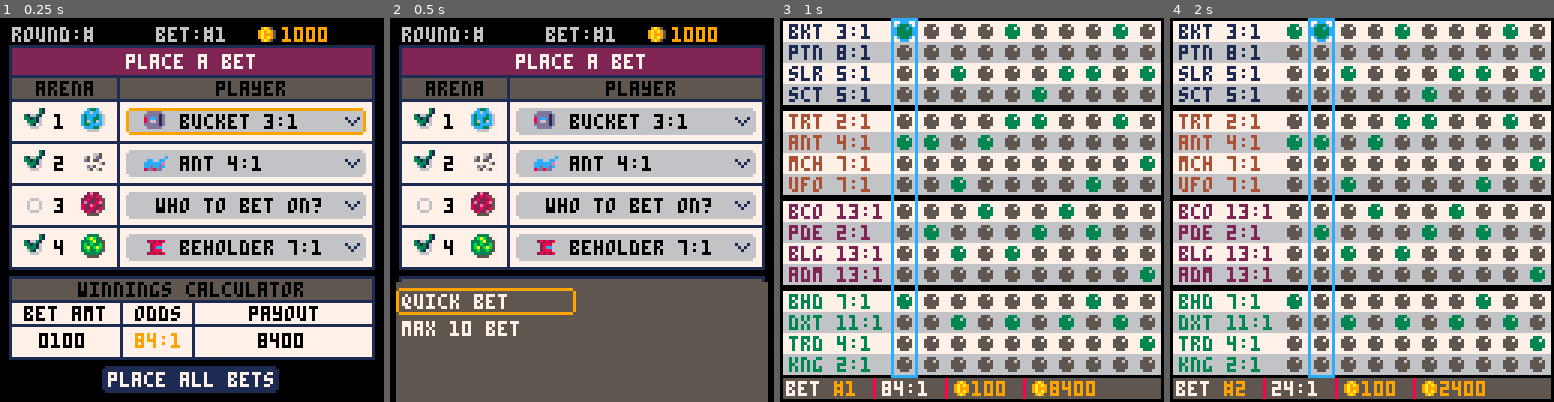
Above: before the commit, frames 1-4 (left to right).
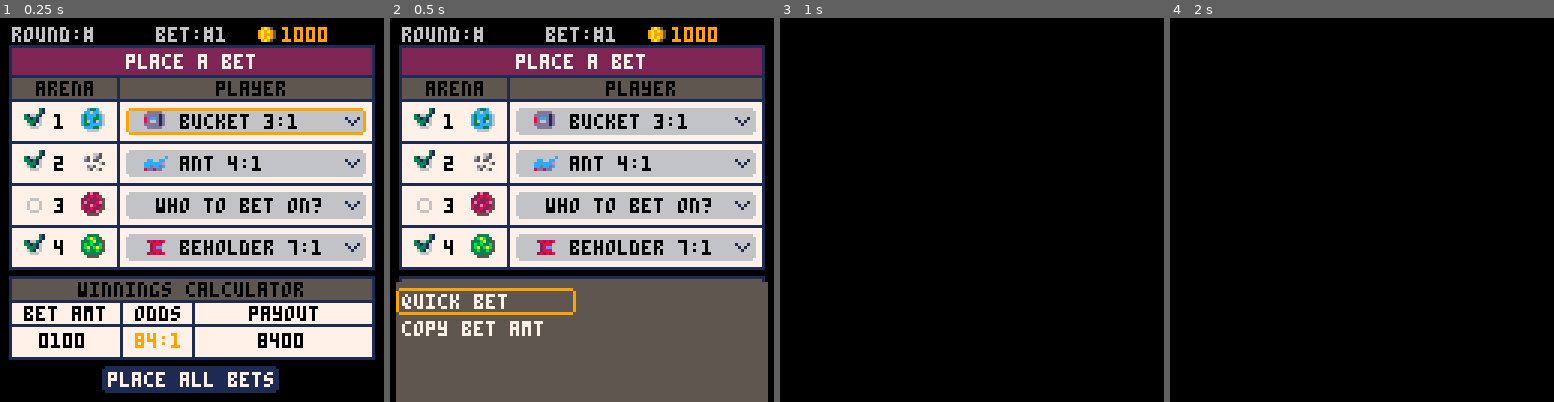
Above: after the commit, the same moments.

Repository: suspicious-smoke/club-bets-pico8
Game: PICO-8 cartridge club-bets.p8
The game is run twice, just before and just after one commit, with the same random seed, the same clock (stepped at 60 frames per second) and the same inputs.
Inputs:
- Up to frame 1 (0.25 s): no input
- Up to frame 2 (0.5 s): tap X (X key) at 0.33 s
- Up to frame 3 (1 s): tap O (Z key) at 0.7 s
- Up to frame 4 (2 s): tap X (X key) at 1.07, 1.85 s; hold Right from 1.6 s (still down); tap O (Z key) at 1.7 s

Frame 1 is identical in both runs. In frame 2, 0.6% of the frame differs, in the area x 3-40%, y 78-83%; in frame 3, 92%, in the area x 0-100%, y 0-100%; in frame 4, 92%.

Commit message:
submenu work

Diff:
--- a/club-bets.p8
+++ b/club-bets.p8
@@ -194,11 +194,10 @@
 				plyr_menu_sel=1
 			end
 		elseif btnp(❎) then
+			--submenu
 			sfx(3)
 			submenu_sel=1
 			bet_mode=4
-			--open up window to see
-			--more info or switch menus
 		end
 	elseif bet_mode==2 then--player select
 		if btnp(⬆️) then
@@ -234,22 +233,7 @@
 			bet_mode=1
 		end
 	elseif bet_mode==4 then--submenu
-		submenu_off=min(submenu_off+10,60)
-		if btnp(⬆️) then
-			sfx(0)
-			submenu_sel=(submenu_sel-2)%4+1
-		elseif btnp(⬇️) then
-			sfx(0)
-			submenu_sel=(submenu_sel%4)+1
-		elseif btnp(❎) then
-			sfx(3)
-			bet_mode=1
-		elseif btnp(🅾️) then
-			if submenu_sel==1 then
-				init_quickbetpage()
-			end
-			--do somethings
-		end
+		submenu_mode()
 	end
 	if bet_mode!=4 and submenu_off>0 then
 		submenu_off=max(submenu_off-10,0)
@@ -317,11 +301,49 @@
 	end
 end
 
+function submenu_mode()
+	submenu_off=min(submenu_off+10,60)
+	if btnp(⬆️) then
+		sfx(0)
+		submenu_sel=(submenu_sel-2)%4+1
+	elseif btnp(⬇️) then
+		sfx(0)
+		submenu_sel=(submenu_sel%4)+1
+	elseif btnp(❎) then
+		sfx(3)
+		bet_mode=1
+	elseif btnp(🅾️) then
+		if submenu_sel==1 then
+			sfx(9)
+			if qm_mode==1 then
+				trn_state(init_quickbetpage)
+			elseif qm_mode==2 then
+				trn_state(init_betpage)
+			end
+		elseif submenu_sel==2 then
+			sfx(3)
+			copy_bets()
+			if qm_mode==1 then
+				trn_state(init_betpage)
+			elseif qm_mode==2 then
+				trn_state(init_quickbetpage)
+			end
+		end
+	end
+end
+
+function copy_bets()
+	local _bet_amt=bets[bet_sel][1]
+	for i_bet=1,10 do
+		bets[i_bet][1]=_bet_amt
+	end
+end
+
 function draw_submenu()
 	_y=128-submenu_off
 	rrectfill(2,_y,124,60,0,5)
 	print(submenu_txt,4,_y+4,7)
-	print("max 10 bet",4,_y+13,7)
+	print("copy bet amt",4,_y+13,7)
 	if bet_mode==4 then
 		rrect(2,_y+(submenu_sel-1)*9+2,60,9,1,9)
 	end
@@ -589,7 +611,9 @@
 function init_quickbetpage()
 	bet_sel=1--1-10
 	plyr_menu_sel,arena_sel=1,1--select player for each arena 1-16
-	submenu_txt="norm bet"
+	bet_mode=1
+	submenu_off,submenu_sel,qm_mode=0,1,2
+	submenu_txt="normal bet"
 	total_odds=0
 	total_pay=0
 	_upd=upd_quickbetpage
@@ -598,27 +622,35 @@
 
 function upd_quickbetpage()
 	get_bet_summary()
-	if btnp(➡️) then
-		bet_sel=(bet_sel%10)+1
-	elseif btnp(⬅️) then
-		bet_sel=(bet_sel-2)%10+1
-
-	elseif btnp(⬆️) then
-		if plyr_menu_sel==1 then
-			arena_sel=(arena_sel-2)%4+1
-		end
-		plyr_menu_sel=(plyr_menu_sel-2)%4+1
-	elseif btnp(⬇️) then
-		if plyr_menu_sel==4 then
-			arena_sel=(arena_sel%4)+1
-		end
-		plyr_menu_sel=(plyr_menu_sel%4)+1
-	elseif btnp(🅾️) then
-		toggle_bet()
-	elseif btnp(❎) then
-
-		--open up window to see
-		--more info or switch menus
+	if bet_mode==1 then
+		if btnp(➡️) then
+			bet_sel=(bet_sel%10)+1
+		elseif btnp(⬅️) then
+			bet_sel=(bet_sel-2)%10+1
+
+		elseif btnp(⬆️) then
+			if plyr_menu_sel==1 then
+				arena_sel=(arena_sel-2)%4+1
+			end
+			plyr_menu_sel=(plyr_menu_sel-2)%4+1
+		elseif btnp(⬇️) then
+			if plyr_menu_sel==4 then
+				arena_sel=(arena_sel%4)+1
+			end
+			plyr_menu_sel=(plyr_menu_sel%4)+1
+		elseif btnp(🅾️) then
+			toggle_bet()
+		elseif btnp(❎) then
+			--submenu
+			sfx(3)
+			submenu_sel=1
+			bet_mode=4
+		end
+	elseif bet_mode==4 then
+		submenu_mode()
+	end
+	if bet_mode!=4 and submenu_off>0 then
+		submenu_off=max(submenu_off-10,0)
 	end
 end
 
@@ -662,6 +694,7 @@
 	line(81,120,81,126,8)
 	spr(108,83,119)--coin
 	print(arr_to_str(bets_winnings[bet_sel]),90,121,9)
+	draw_submenu()
 end
 -->8
 --ticket
